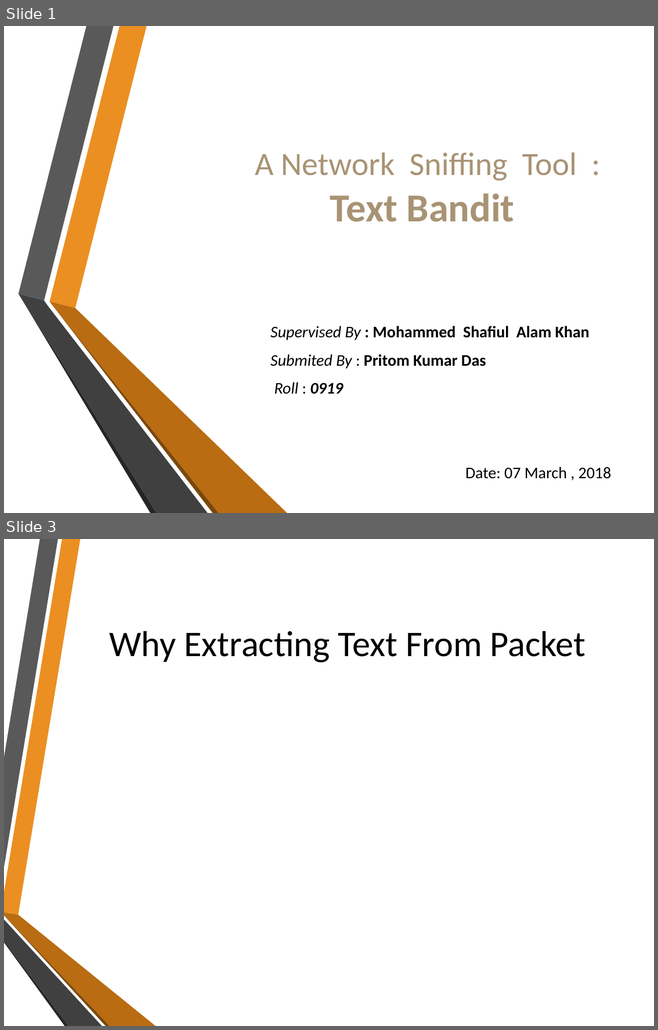
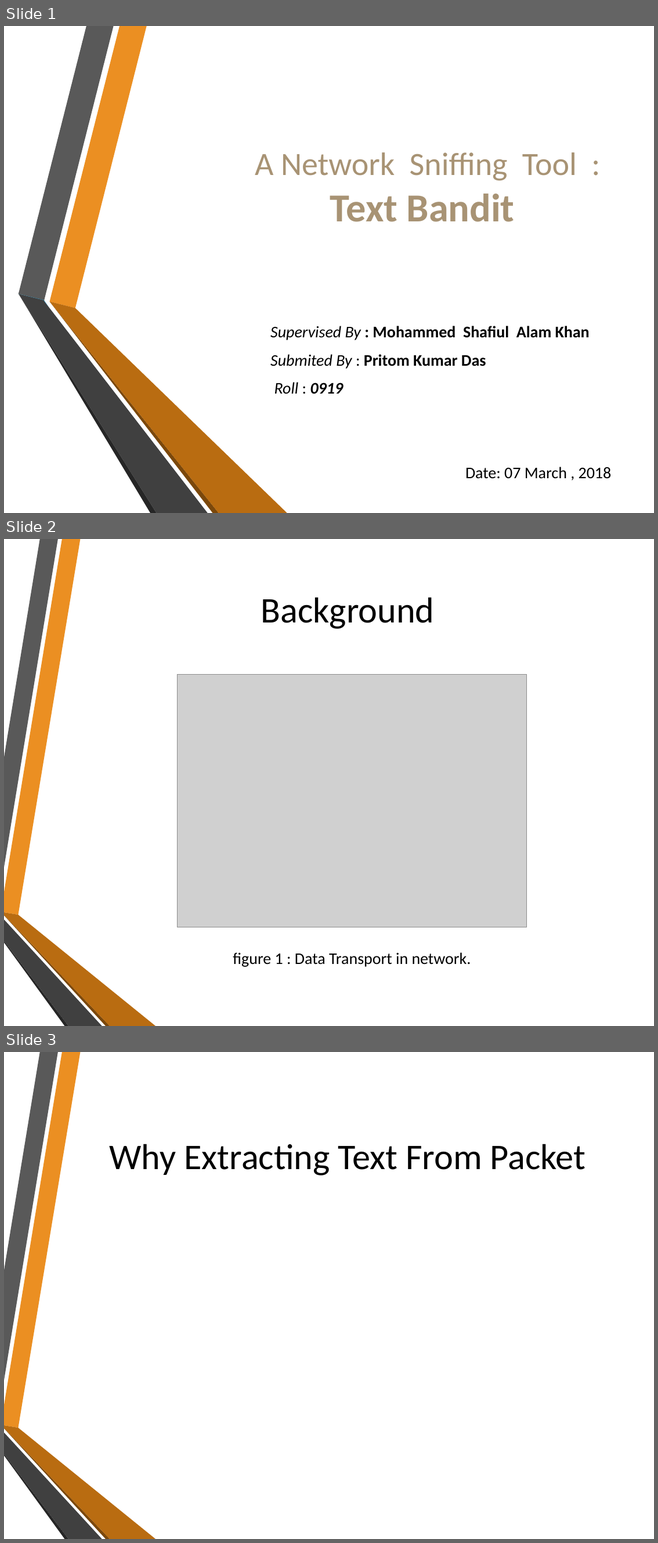
Before and after one commit to PritomKumar/SPLproject-1, a slide deck: Extracting Text File From Downloaded Packet File.pptx. Shown one above the other, each under a label of ours: slides 1 and 3 before the commit, slides 1, 2 and 3 after it; the slides between them are not shown. The pictures are 658x1030 and 658x1543 pixels, drawn with LibreOffice and Linux fonts; fonts in the diff are those of the drawing; grey boxes stand for pictures; background and template pictures are left out. Boxes give left, top, right and bottom in pixels: in the first picture for what was removed or moved away, otherwise in the second. Text is boxed around its words. In the diff, an @@ line names an element or a change of style, - is before the commit and + after.

```diff
--- a/Extracting Text File From Downloaded Packet File.pptx
+++ b/Extracting Text File From Downloaded Packet File.pptx
@@ slide 2 added at bbox=[4, 539, 654, 1026], background picture (left out); not listed: 6 template elements that a slide beside it also shows @@
@@ title added at bbox=[261, 597, 434, 629], 40 pt, text #000000 @@
+Background
@@ picture added at bbox=[177, 674, 526, 927] @@
@@ text added at bbox=[233, 953, 471, 967], 18 pt, text #000000 @@
+figure 1 : Data Transport in network.
```
Also in this commit, not shown: 2 slides changed, 1 other slide added, 1 slide removed, 5 other files.
